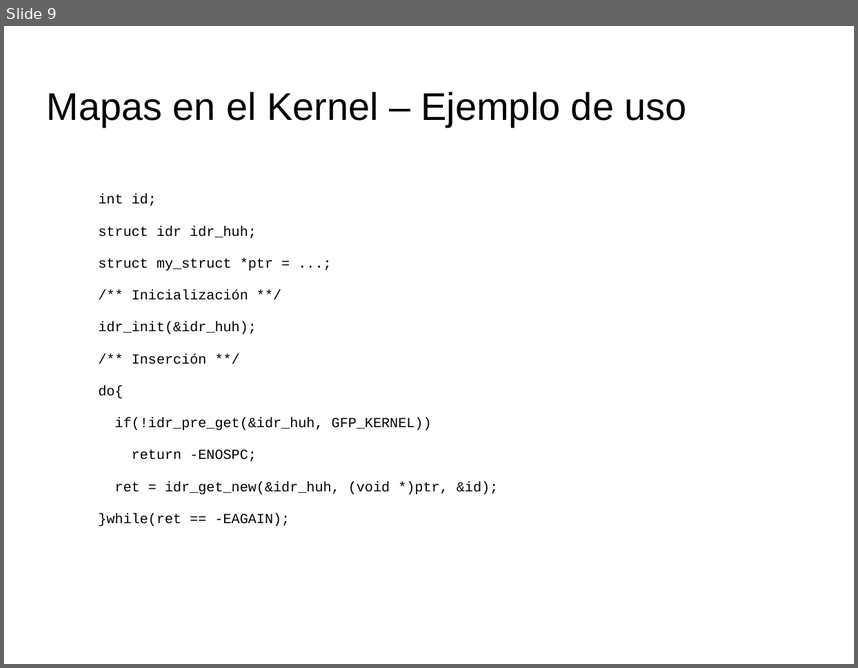
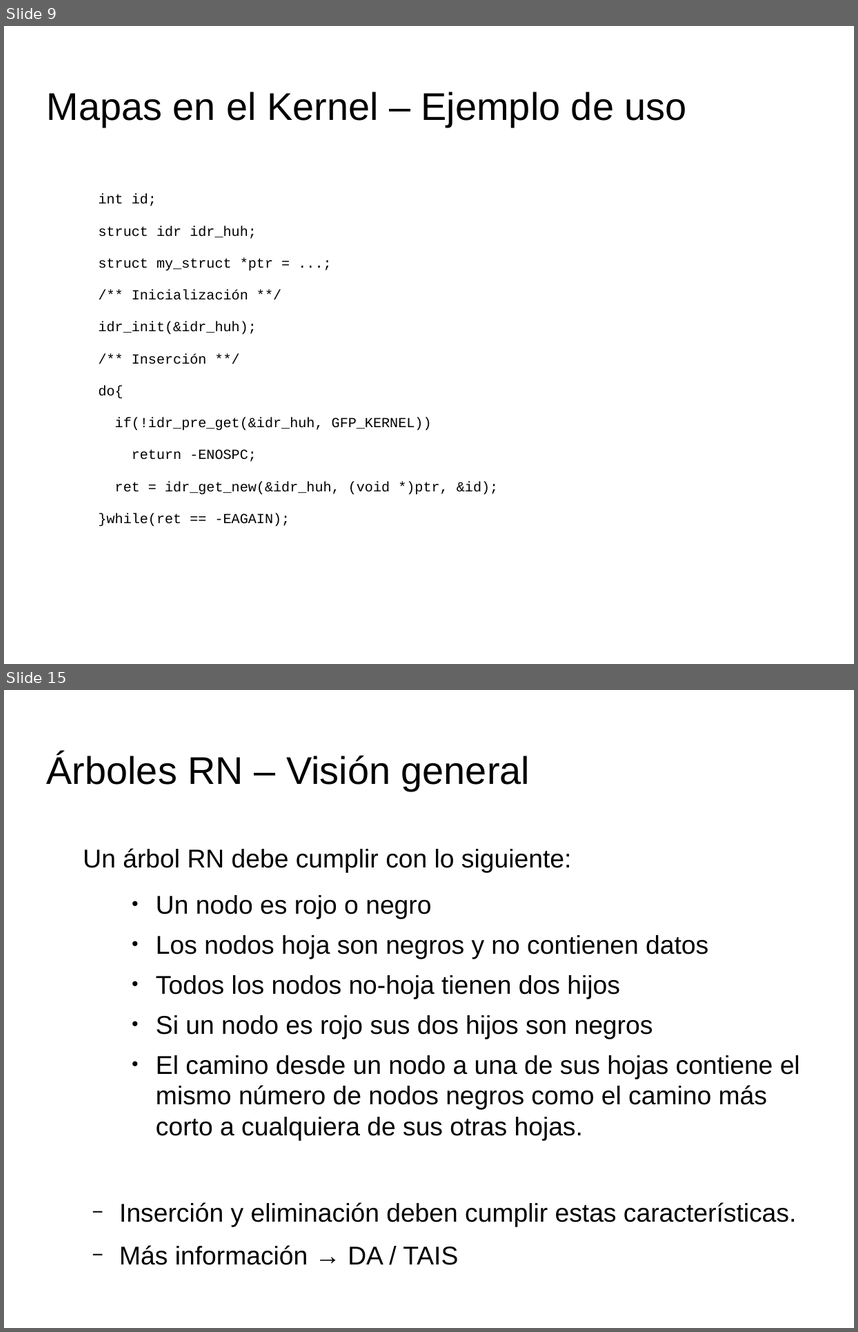
Before and after one commit to tombe85/lin, a slide deck: presentacion/EstructurasDeDatosKernelMigVersion.odp. Shown one above the other, each under a label of ours: slide 9 before the commit, slides 9 and 15 after it; the slides between them are not shown. The pictures are 858x668 and 858x1332 pixels, drawn with LibreOffice and Linux fonts; fonts in the diff are those of the drawing; background and template pictures are left out. Boxes give left, top, right and bottom in pixels: in the first picture for what was removed or moved away, otherwise in the second. Text is boxed around its words. In the diff, an @@ line names an element or a change of style, - is before the commit and + after.

```diff
--- a/presentacion/EstructurasDeDatosKernelMigVersion.odp
+++ b/presentacion/EstructurasDeDatosKernelMigVersion.odp
@@ slide 15 added at [4, 690, 854, 1328], background picture (left out) @@
@@ title added at [47, 753, 530, 791], 36 pt, text #000000 @@
+Árboles RN – Visión general
@@ text added at [83, 848, 800, 1227], 24.1 pt, text #000000 @@
+Un árbol RN debe cumplir con lo siguiente:
+    ● Un nodo es rojo o negro
+    ● Los nodos hoja son negros y no contienen datos
+    ● Todos los nodos no-hoja tienen dos hijos
+    ● Si un nodo es rojo sus dos hijos son negros
+    ● El camino desde un nodo a una de sus hojas contiene el mismo número de nodos negros como el camino más corto a cualquiera de sus otras hojas.
+  − Inserción y eliminación deben cumplir estas características.
+  − Más información → DA / TAIS
```
Also in this commit, not shown: 4 slides changed, 9 other slides added, 1 other file.
